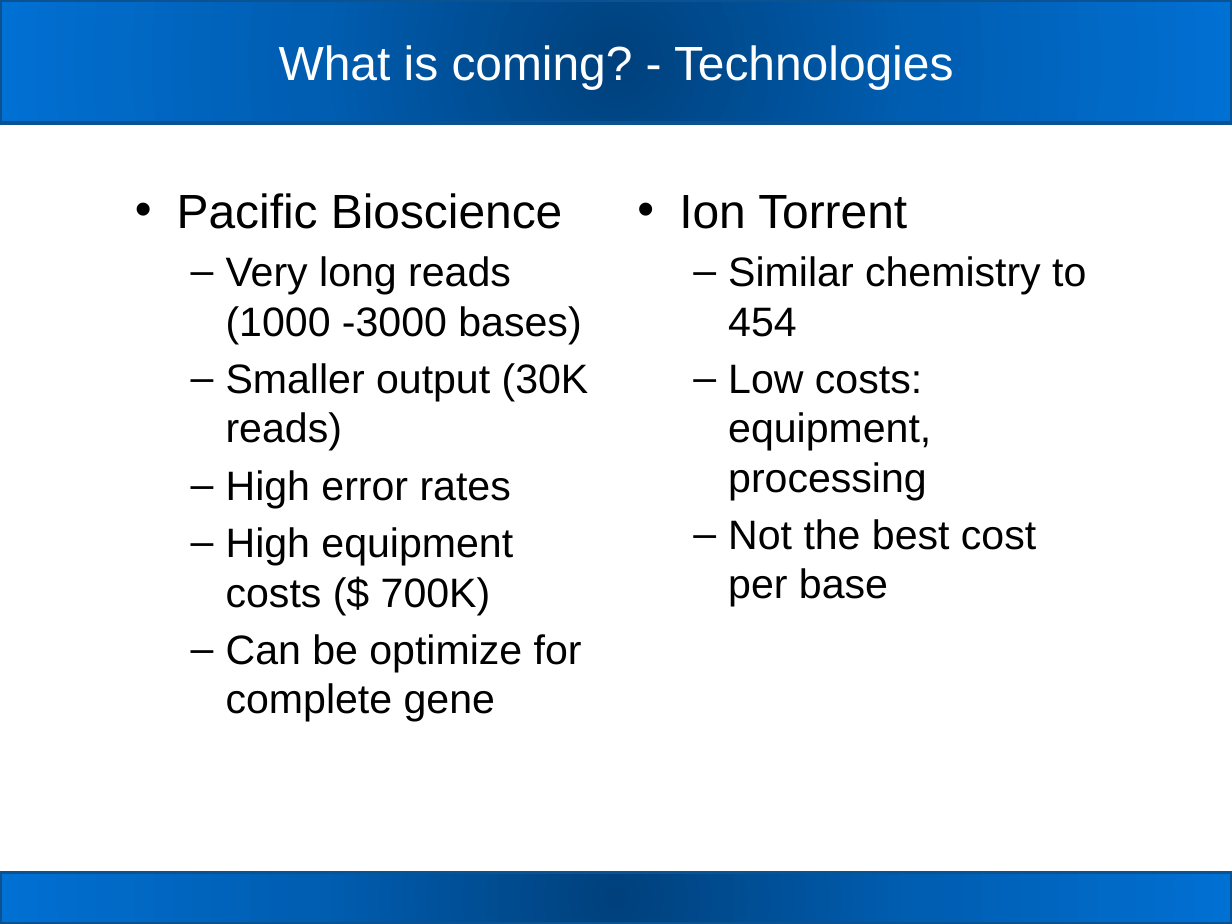
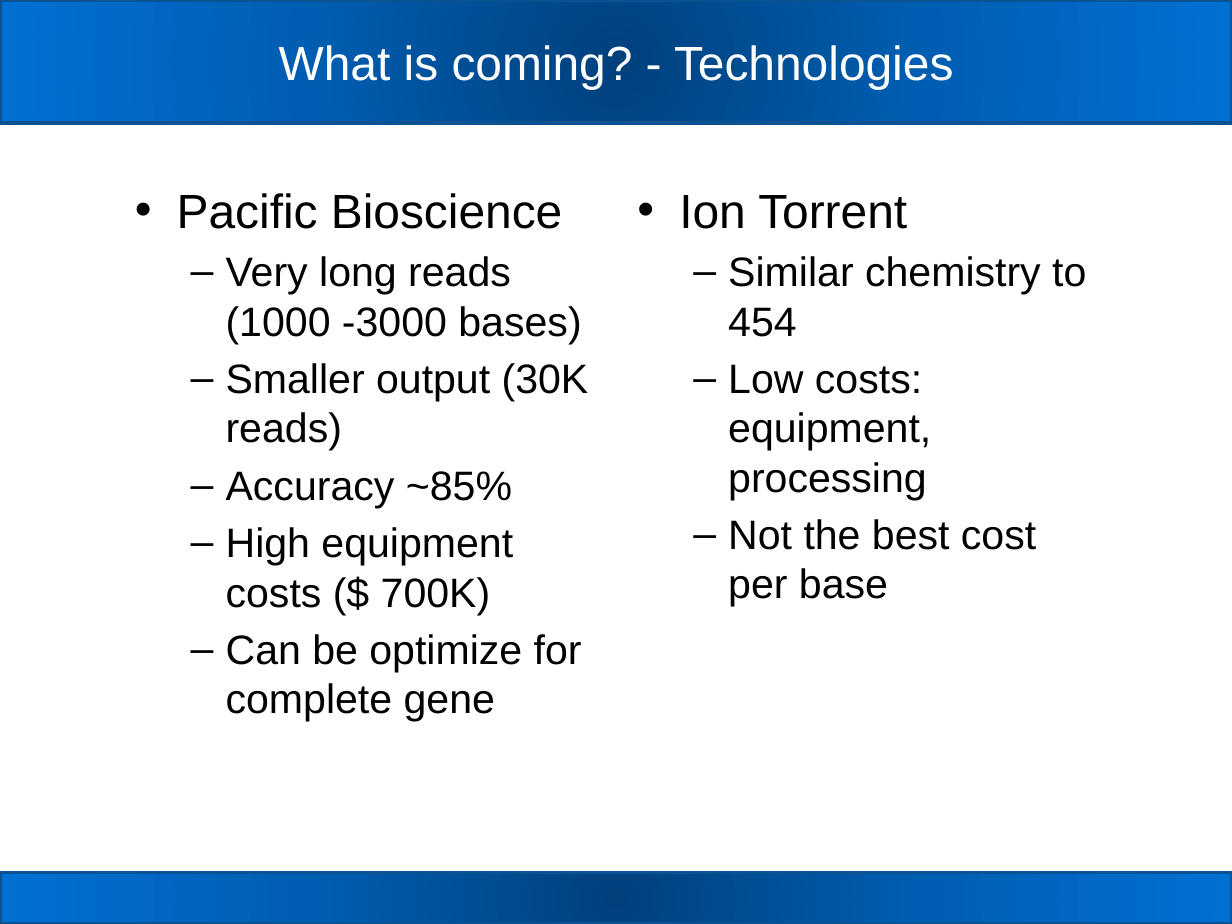
Before and after one commit to carden24/MIC506-Workshop, a slide deck: slide 37 of W2_16S_analysis.pptx (slide 35 before the commit). Drawn at 1232x924 pixels with LibreOffice and Linux fonts; fonts in the diff are those of the drawing. Boxes give left, top, right and bottom in pixels: in the first picture for what was removed or moved away, otherwise in the second. Text is boxed around its words. In the diff, an @@ line names an element or a change of style, - is before the commit and + after.

```diff
--- a/W2_16S_analysis.pptx
+++ b/W2_16S_analysis.pptx
@@ text at [226,471,512,508]: text changed @@
-  – High error rates
+  – Accuracy ~85%
```
Also in this commit, not shown: 3 other slides changed, 3 slides added, 3 other files.
